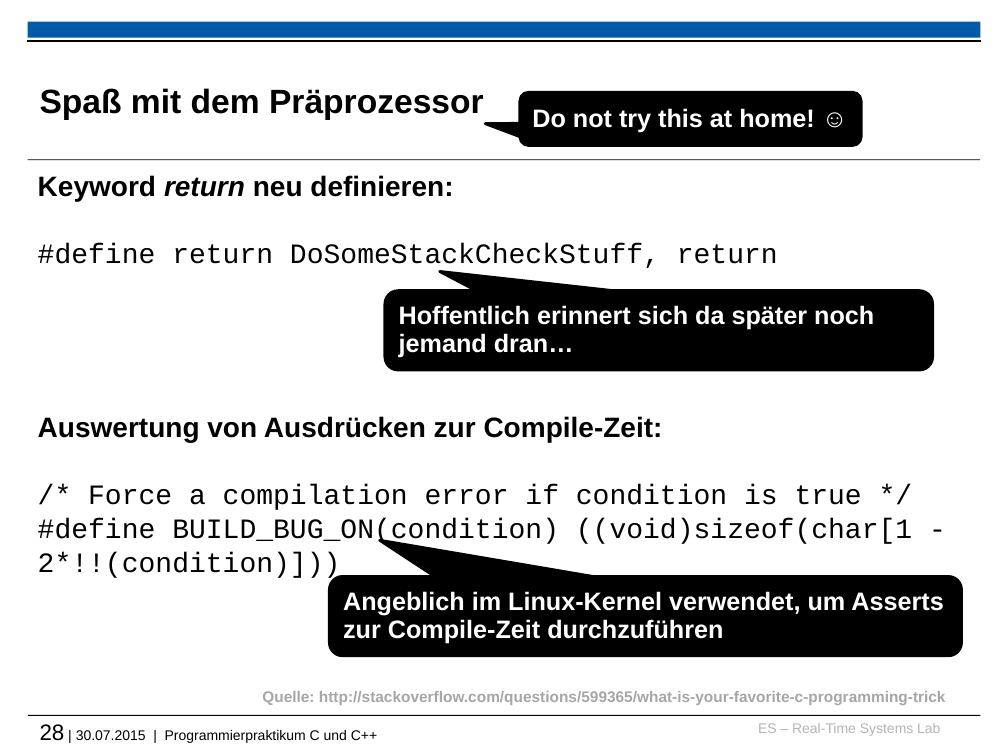
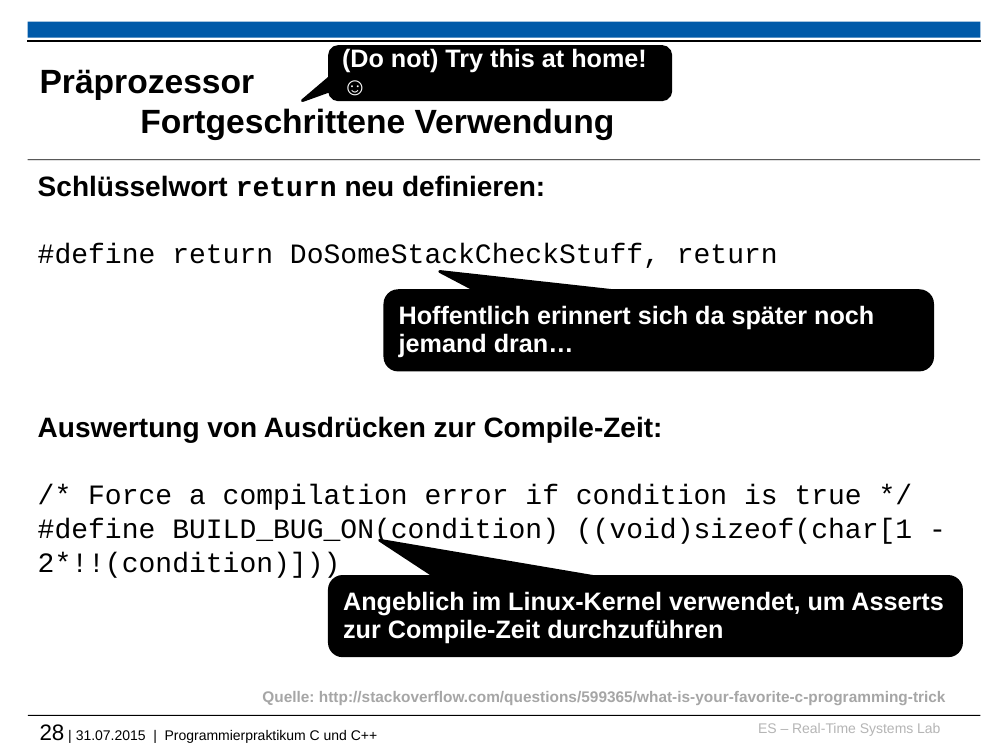
Before and after one commit to h82k/tud-cppp, a slide deck: slide 28 of vorlesung/cppp_lecture.pptx. Drawn at 1008x756 pixels with LibreOffice and Linux fonts; fonts in the diff are those of the drawing; background and template pictures are left out. Boxes give left, top, right and bottom in pixels: in the first picture for what was removed or moved away, otherwise in the second. Text is boxed around its words. In the diff, an @@ line names an element or a change of style, - is before the commit and + after.

```diff
--- a/vorlesung/cppp_lecture.pptx
+++ b/vorlesung/cppp_lecture.pptx
@@ rounded speech box "(Do not) Try this at ...": place and size @@
-rounded speech box "(Do not) Try this at ..." at (520, 93, 862, 146)
+rounded speech box "(Do not) Try this at ..." at (330, 46, 671, 100)
@@ rounded speech box "(Do not) Try this at ..." at (330, 46, 671, 100): proportions changed @@
@@ text in rounded speech box at (342, 48, 647, 73): text changed @@
-Do not try this at home! ☺
+(Do not) Try this at home! ☺
@@ title at (40, 69, 615, 140): text changed @@
-Spaß mit dem Präprozessor
+Präprozessor
+Fortgeschrittene Verwendung
@@ text at (38, 175, 778, 272): text changed @@
-Keyword return neu definieren:
-#define return DoSomeStackCheckStuff, return
+Schlüsselwort return neu definieren:
+#define return DoSomeStackCheckStuff, return
@@ text at (40, 724, 377, 743): text changed @@
-28 | 30.07.2015 | Programmierpraktikum C und C++
+28 | 31.07.2015 | Programmierpraktikum C und C++
```
Also in this commit, not shown: 15 other slides changed, 1 other file.
